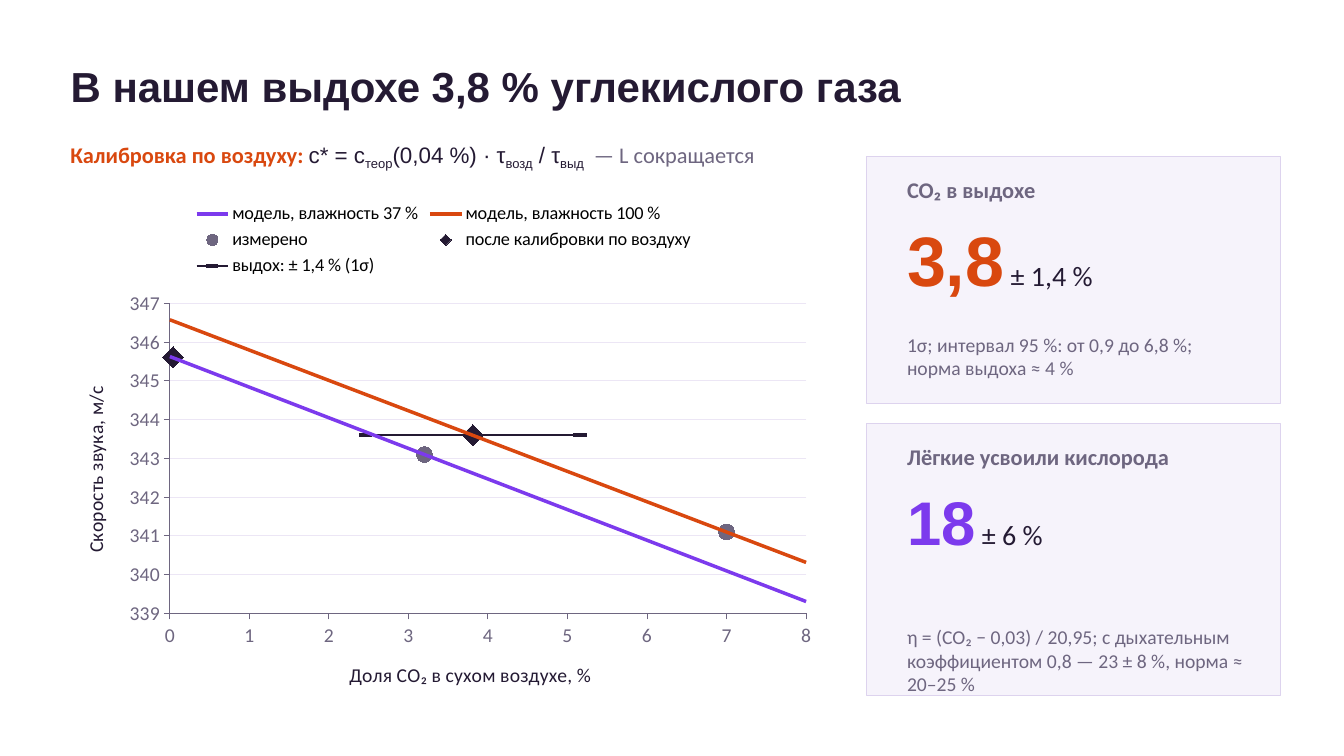
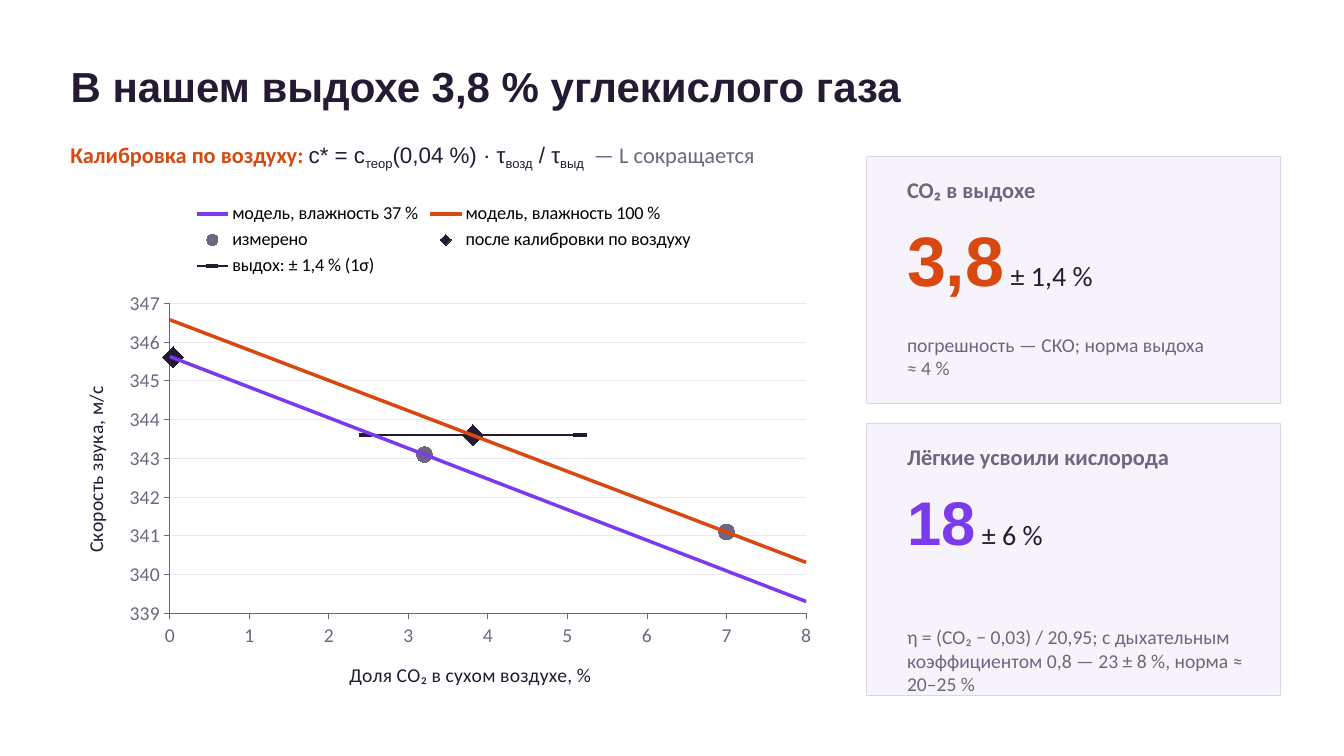
Before and after one commit to Zemiiil/sound-velocity-lab, a slide deck: slide 10 of sound/report/sound-presentation.pptx. Drawn at 1344x756 pixels with LibreOffice and Linux fonts; fonts in the diff are those of the drawing. Boxes give left, top, right and bottom in pixels: in the first picture for what was removed or moved away, otherwise in the second. Text is boxed around its words. In the diff, an @@ line names an element or a change of style, - is before the commit and + after.

```diff
--- a/sound/report/sound-presentation.pptx
+++ b/sound/report/sound-presentation.pptx
@@ text at (907,339,1204,375): text changed @@
-1σ; интервал 95 %: от 0,9 до 6,8 %; норма выдоха ≈ 4 %
+погрешность — СКО; норма выдоха ≈ 4 %
```
Also in this commit, not shown: 2 other slides changed, 1 slide removed.
